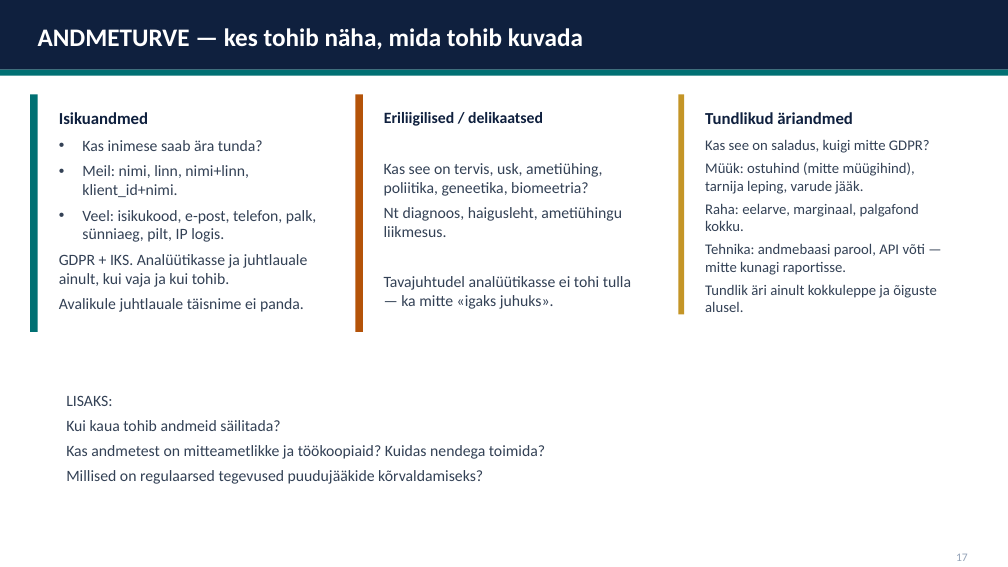
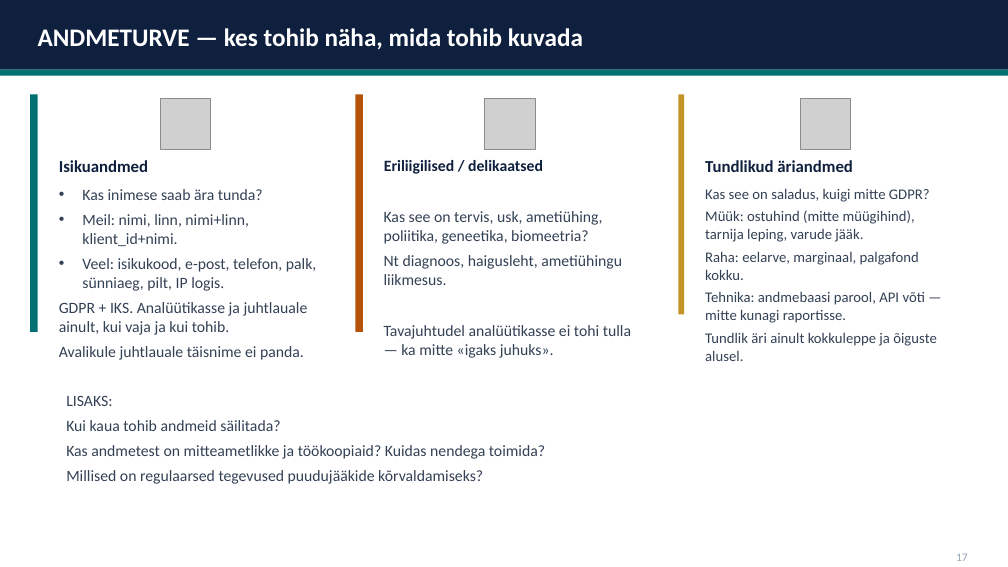
Before and after one commit to emilieabel/andmetarkus, a slide deck: slide 11 of Materjalid/Day10 Andmekaitse/10-paev-andmetarkus-esitlus.pptx (slide 9 before the commit). Drawn at 1008x567 pixels with LibreOffice and Linux fonts; fonts in the diff are those of the drawing; grey boxes stand for pictures. Boxes give left, top, right and bottom in pixels: in the first picture for what was removed or moved away, otherwise in the second. Text is boxed around its words. In the diff, an @@ line names an element or a change of style, - is before the commit and + after.

```diff
--- a/Materjalid/Day10 Andmekaitse/10-paev-andmetarkus-esitlus.pptx
+++ b/Materjalid/Day10 Andmekaitse/10-paev-andmetarkus-esitlus.pptx
@@ picture added at box(160, 99, 211, 150) @@
@@ picture added at box(485, 99, 535, 150) @@
@@ picture added at box(800, 99, 851, 150) @@
@@ 6 texts: place and size @@
-6 texts at box(59, 112, 925, 312)
+6 texts at box(59, 160, 925, 360)
```
Also in this commit, not shown: 4 other slides changed, 5 slides added.
